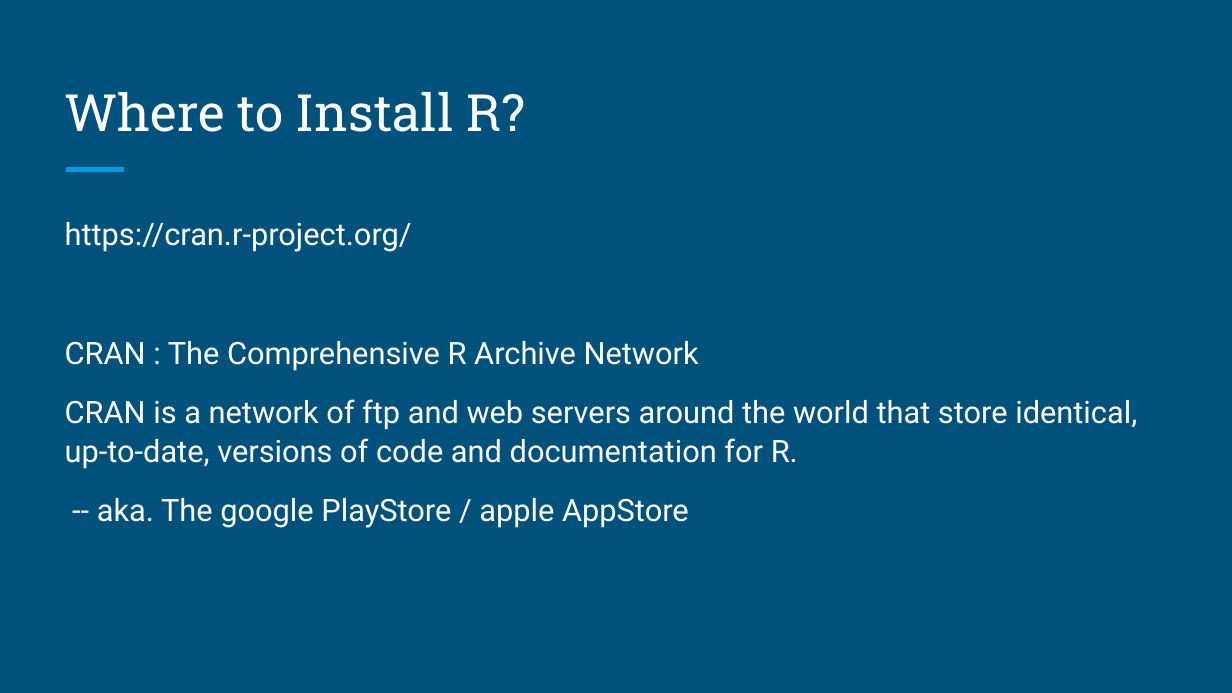
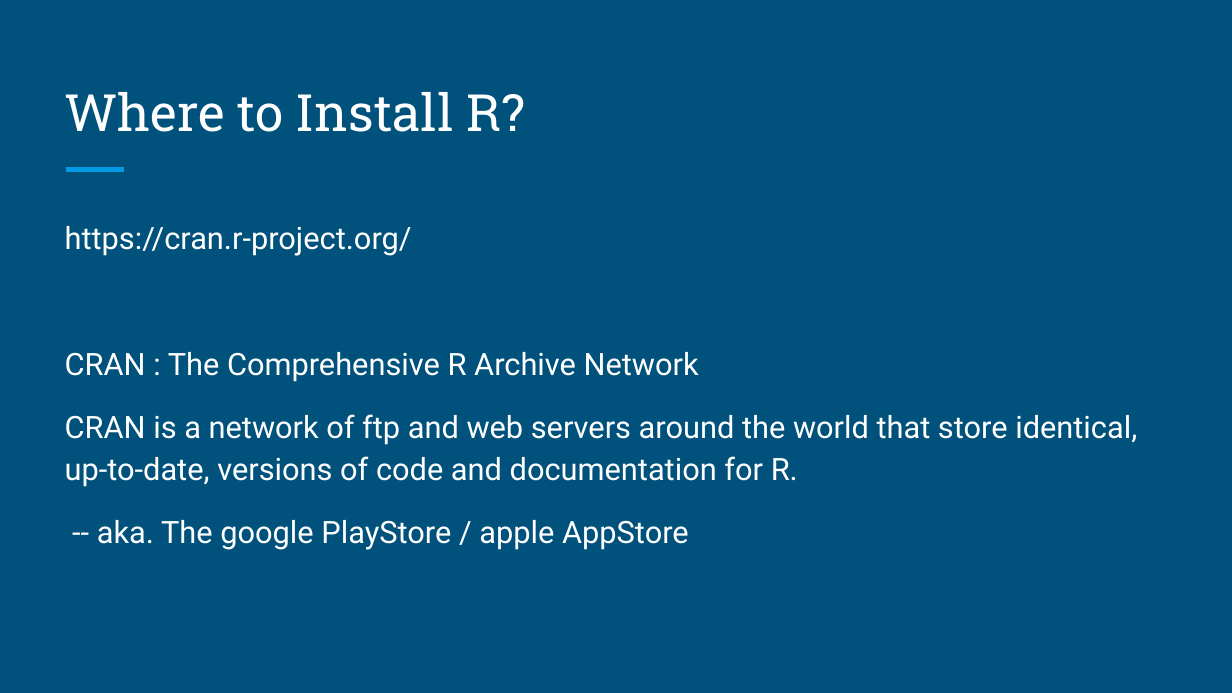
Before and after one commit to brandonyph/APB-Workshop-DataAnalyticsEssentials, a slide deck: slide 7 of Week 1-Basics, Scripting and Project/Week 1- Basics, Scripting and Project.pptx. Drawn at 1232x693 pixels with LibreOffice and Linux fonts; fonts in the diff are those of the drawing. Boxes give left, top, right and bottom in pixels: in the first picture for what was removed or moved away, otherwise in the second. Text is boxed around its words. In the diff, an @@ line names an element or a change of style, - is before the commit and + after.

```diff
--- a/Week 1-Basics, Scripting and Project/Week 1- Basics, Scripting and Project.pptx
+++ b/Week 1-Basics, Scripting and Project/Week 1- Basics, Scripting and Project.pptx
@@ text "https://cran.r-project.org/" at bbox=[65, 226, 1137, 550]: line spacing 1.05 to 1.15 @@
```
Also in this commit, not shown: 4 other slides changed, 2 slides added, 8 other files.
